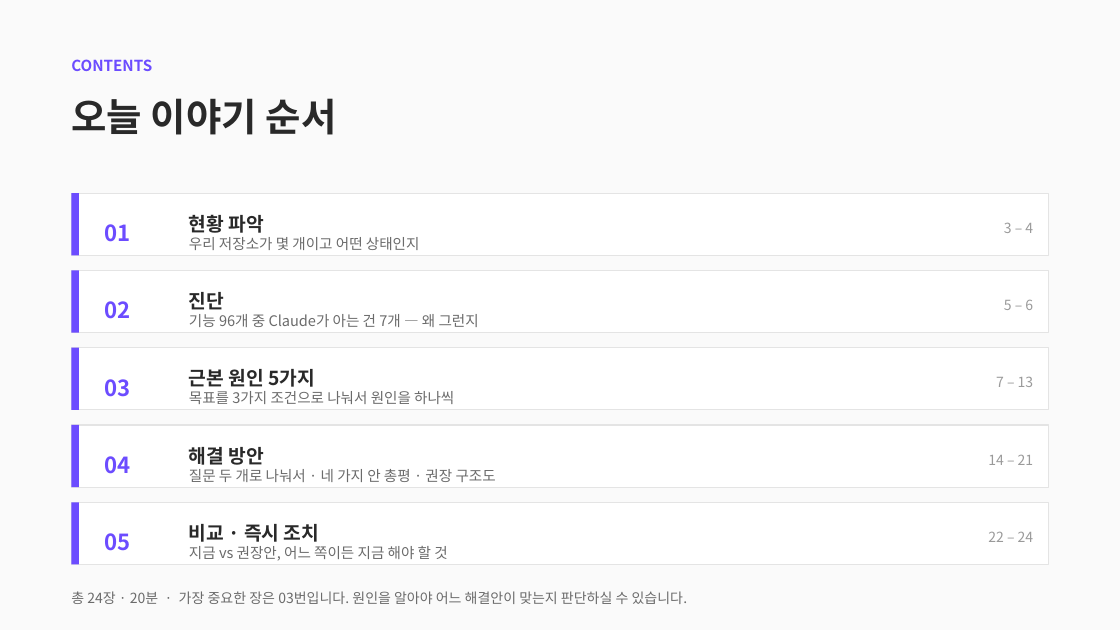
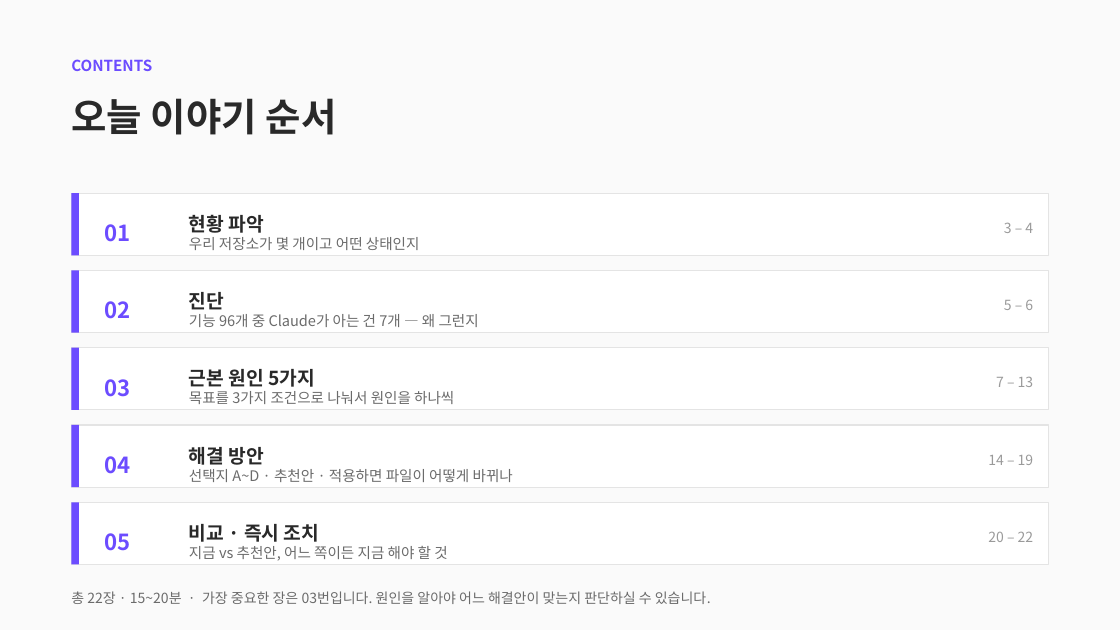
Before and after one commit to CdBd-in/design, a slide deck: slide 2 of CdBd 문서 체계 진단 및 개편 제안.pptx. Drawn at 1120x630 pixels with LibreOffice and Linux fonts; fonts in the diff are those of the drawing. Boxes give left, top, right and bottom in pixels: in the first picture for what was removed or moved away, otherwise in the second. Text is boxed around its words. In the diff, an @@ line names an element or a change of style, - is before the commit and + after.

```diff
--- a/CdBd 문서 체계 진단 및 개편 제안.pptx
+++ b/CdBd 문서 체계 진단 및 개편 제안.pptx
@@ text at [189, 469, 513, 482]: text changed @@
-질문 두 개로 나눠서 · 네 가지 안 총평 · 권장 구조도
+선택지 A~D · 추천안 · 적용하면 파일이 어떻게 바뀌나
@@ text at [988, 455, 1034, 465]: text changed @@
-14 – 21
+14 – 19
@@ text at [988, 532, 1034, 542]: text changed @@
-22 – 24
+20 – 22
@@ text at [189, 546, 447, 561]: text changed @@
-지금 vs 권장안, 어느 쪽이든 지금 해야 할 것
+지금 vs 추천안, 어느 쪽이든 지금 해야 할 것
@@ text at [71, 591, 711, 604]: text changed @@
-총 24장 · 20분 · 가장 중요한 장은 03번입니다. 원인을 알아야 어느 해결안이 맞는지 판단하실 수 있습니다.
+총 22장 · 15~20분 · 가장 중요한 장은 03번입니다. 원인을 알아야 어느 해결안이 맞는지 판단하실 수 있습니다.
```
Also in this commit, not shown: 6 other slides changed, 2 slides added, 4 slides removed, 1 other file.
